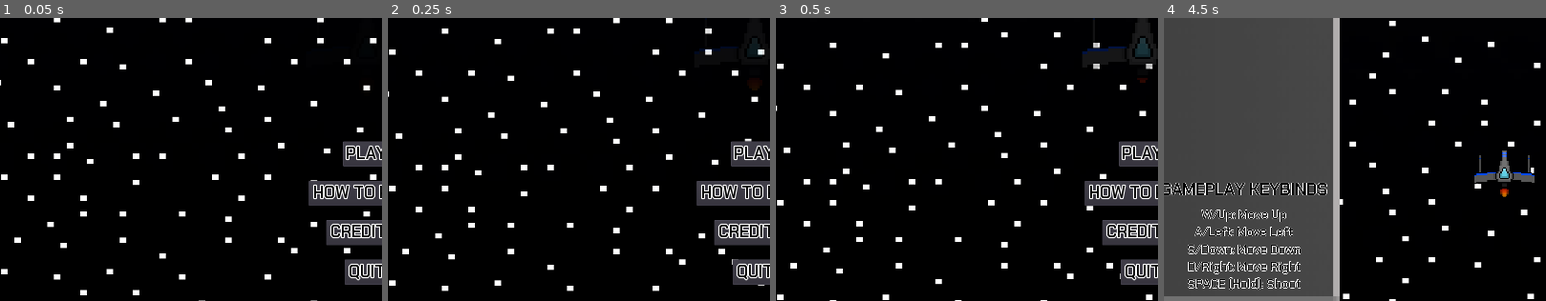
Above: before the commit, frames 1-4 (left to right).
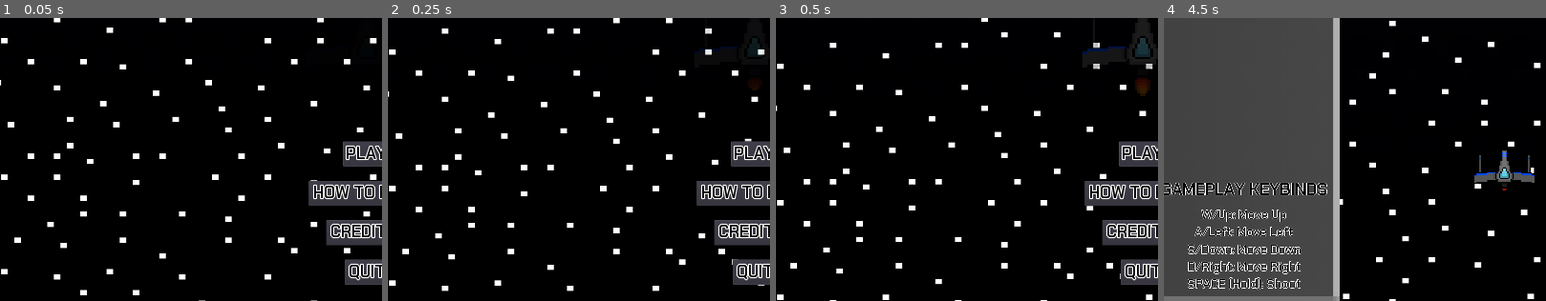
Above: after the commit, the same moments.

Repository: Cecilist/Final-BossFightBulletShooter
Game: Godot game, scene res://Menu/MainMenu.tscn
Same seed, same stepped clock (60 frames per second), same inputs: the game is played once before the commit and once after it.
Inputs:
- Up to frame 1 (0.05 s): no input
- Up to frame 2 (0.25 s): no input
- Up to frame 3 (0.5 s): no input
- Up to frame 4 (4.5 s): click "PLAY" at 0.5 s; tap Enter (play_game) at 1.25, 2.85, 3.5 s; hold D (move_right) 1.28-2.03 s; hold Shift (evade) 1.28-2.03 s; tap Space (shoot) at 2, 3.6 s; hold S (move_down) 2.03-2.78 s; tap E (fire_rate_ability) at 2.1 s; hold D (move_right) 2.78-3.53 s; hold W (move_up) 3.53-4.28 s; hold A (move_left) from 4.28 s (still down); tap Tab (to_next_screen) at 4.35 s
The pictures show only the part of the screen within x 2-52%, y 49-99%; the shares and areas given below are measured in that part.

The runs differ from the first frame. In frame 3, 0.2% of the frame differs, in the area x 94-98%, y 21-28%; in frame 4, less than 0.1%.

Commit message:
Pause cooldown timers when game is paused

Diff:
--- a/project/Menu/MainMenu.tscn
+++ b/project/Menu/MainMenu.tscn
@@ -113,7 +113,6 @@
 scale = Vector2( 0.5, 0.5 )
 frames = SubResource( 2 )
 animation = "flying"
-frame = 2
 playing = true
 
 [node name="TitleShipSprite" type="AnimatedSprite" parent="."]
--- a/project/Player/Player.gd
+++ b/project/Player/Player.gd
@@ -34,6 +34,12 @@
 	_ship_velocity = Vector2(0,0)
 
 	if is_paused == false:
+		$InvulnerabilityTimer.paused = false
+		$PlayerShotTimer.paused = false
+		$FireRateTimer.paused = false
+		$FireRateCooldownTimer.paused = false
+		$EvadeCooldownTimer.paused = false
+
 		$ShipSprite.playing = true
 		$ExhaustSprite.playing = true
 		if Input.is_action_pressed("move_up"):
@@ -70,6 +76,11 @@
 	if is_paused == true:
 		$ShipSprite.playing = false
 		$ExhaustSprite.playing = false
+		$InvulnerabilityTimer.paused = true
+		$PlayerShotTimer.paused = true
+		$FireRateTimer.paused = true
+		$FireRateCooldownTimer.paused = true
+		$EvadeCooldownTimer.paused = true
 
 	_ship_velocity = move_and_slide(_ship_velocity, Vector2.UP)
 
--- a/project/Player/Player.tscn
+++ b/project/Player/Player.tscn
@@ -18,14 +18,14 @@
 
 [sub_resource type="SpriteFrames" id=2]
 animations = [ {
+"frames": [ ExtResource( 1 ) ],
+"loop": true,
+"name": "flying",
+"speed": 5.0
+}, {
 "frames": [ ExtResource( 5 ), ExtResource( 1 ) ],
 "loop": true,
 "name": "damaged",
-"speed": 5.0
-}, {
-"frames": [ ExtResource( 1 ) ],
-"loop": true,
-"name": "flying",
 "speed": 5.0
 } ]
 
@@ -93,6 +93,7 @@
 [node name="ExhaustSprite" type="AnimatedSprite" parent="."]
 frames = SubResource( 1 )
 animation = "flying"
+frame = 2
 playing = true
 
 [node name="ShipSprite" type="AnimatedSprite" parent="."]
